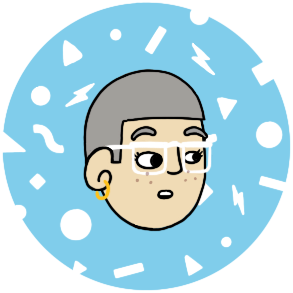
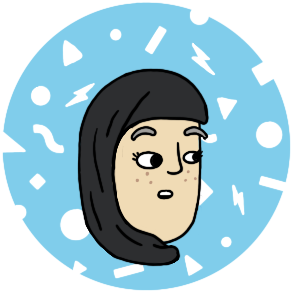
The second w=293, h=293 image is a revision of the first. Changes to its layers:
added layer "Layer 142" (1st of 2) above "Skin" over <box>77,68,214,267</box>
added group "Head Coverings" with 28 layers above "Piercings" over <box>77,68,214,267</box>
moved "Layer 86" (1st of 10, in "Head Coverings" › "New group") into group "New group", painted on it over <box>84,69,213,172</box>
added group "New group" (8th of 13, in "Head Coverings") with 6 layers in group "Head Coverings" over <box>77,68,210,267</box>
added layer "Layer 113" in group "New group" over <box>77,68,210,267</box>
renamed "Layer 142" to "Layer 114", moved it into group "New group", painted on it over <box>77,68,214,267</box>
hid group "Piercings" (10 layers) over <box>94,140,175,201</box>
renamed "Layer 112" to "Layer 101", hid it, painted on it over <box>94,140,135,201</box>
hid group "Glasses" (18 layers) over <box>102,133,214,178</box>
hid "Layer 106" (3rd of 5, in "Glasses" › "New group"), painted on it over <box>102,140,214,176</box>
hid group "Hair Front" (14 layers) over <box>77,68,214,267</box>
renamed "Layer 85" to "Layer 86", moved it into group "New group", painted on it over <box>82,68,207,172</box>
moved "Layer 86" (7th of 10, in "Hair Front" › "New group") into group "New group", painted on it over <box>84,69,205,172</box>
moved "Layer 86" (8th of 10, in "Hair Front" › "New group") into group "New group", painted on it over <box>84,69,205,172</box>
moved "Layer 86" (9th of 10, in "Hair Front" › "New group") into group "New group", painted on it over <box>84,69,205,172</box>
moved "Layer 86" (10th of 10, in "Hair Front" › "New group") into group "New group", painted on it over <box>84,69,205,172</box>
hid group "Face 4" (6 layers) over <box>85,71,207,232</box>
showed group "Face 1" (6 layers) over <box>88,71,203,246</box>
